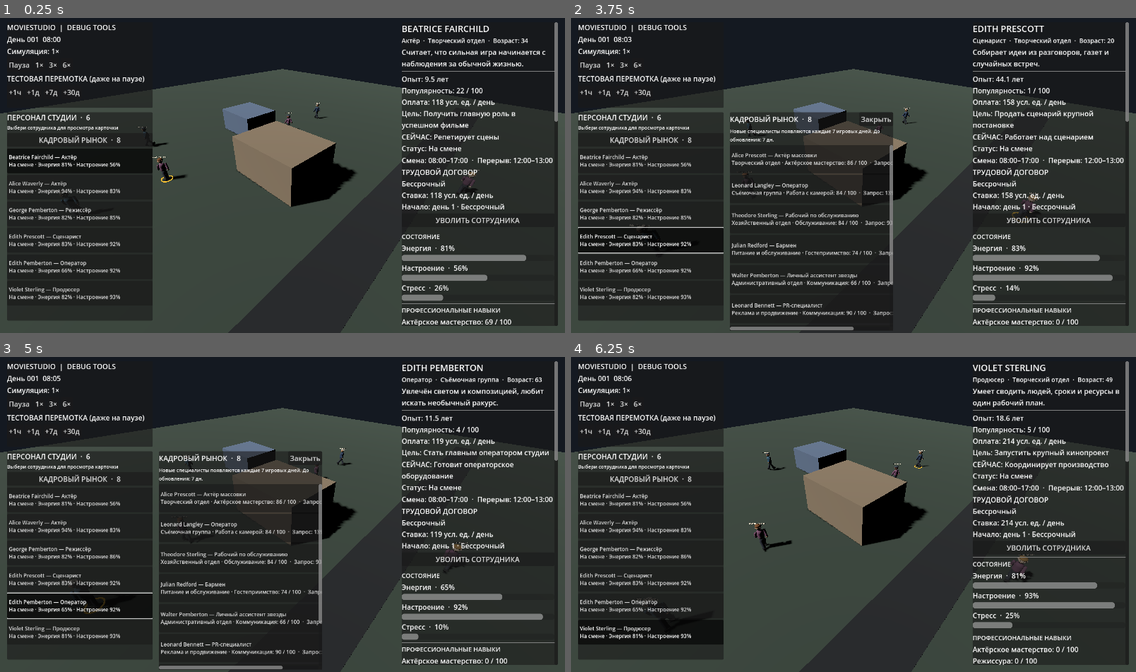
Above: before the commit, frames 1-4 (two rows, left to right).
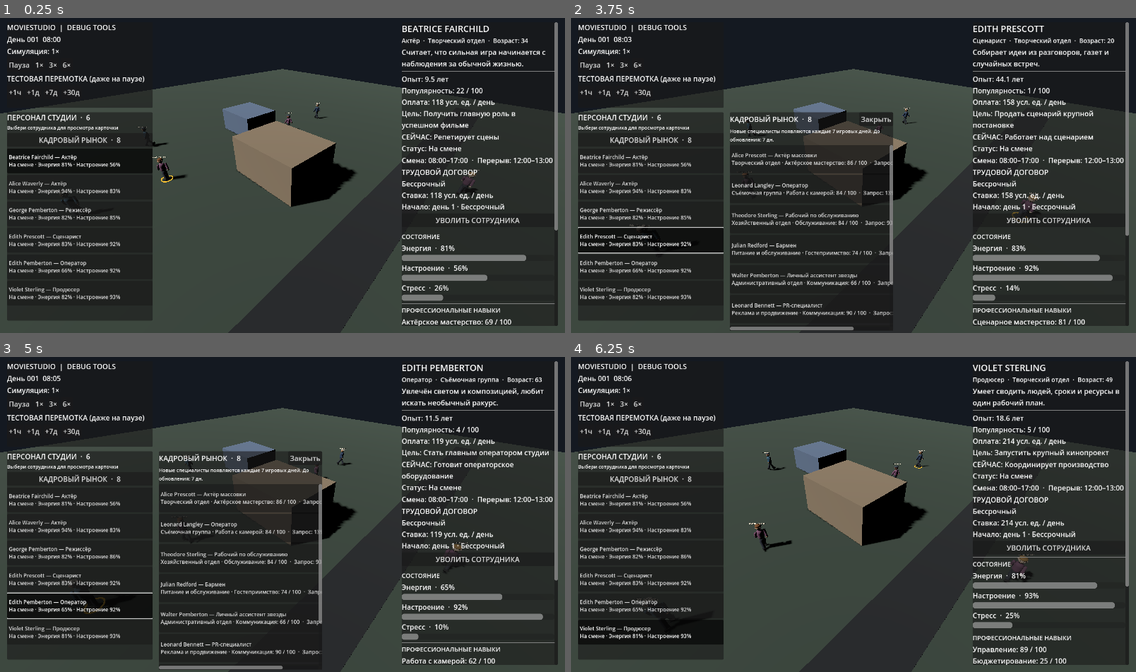
Above: after the commit, the same moments.

Repository: Teft3lb/MovieStudio
Game: Godot game, scene res://scenes/main.tscn
Same seed, same stepped clock (60 frames per second), same inputs: the game is played once before the commit and once after it.
Inputs:
- Up to frame 1 (0.25 s): no input
- Up to frame 2 (3.75 s): click "КАДРОВЫЙ РЫНОК · 8" at 0.5 s; click "Beatrice Fairchild — Актёр На…" at 1.25 s; click "Alice Waverly — Актёр На смен…" at 2 s; click "George Pemberton — Режиссёр Н…" at 2.75 s; click "Edith Prescott — Сценарист На…" at 3.5 s
- Up to frame 3 (5 s): click "Edith Pemberton — Оператор На…" at 4.25 s
- Up to frame 4 (6.25 s): click "Violet Sterling — Продюсер На…" at 5 s; click "Закрыть" at 5.75 s

The runs differ from the first frame. In frame 1, 0.2% of the frame differs, in the area x 98-99%, y 32-68%; in frame 2, 0.4%; in frame 3, 0.4%; in frame 4, 0.6%, in the area x 71-99%, y 32-98%.

Commit message:
ui: show only profession-relevant skills

Diff:
--- a/scripts/presentation/characters/character_manager.gd
+++ b/scripts/presentation/characters/character_manager.gd
@@ -822,10 +822,15 @@
 	_stress_bar.value = stress
 
 	var skill_lines: Array[String] = []
-	var skill_titles: Dictionary = PROFESSION_CATALOG_SCRIPT.get_skill_titles()
-	for skill_id in skill_titles.keys():
+	var profession_skill_ids: Array[String] = (
+		PROFESSION_CATALOG_SCRIPT.get_profession_skill_ids(
+			employee.profession_id,
+			employee.specialization_id
+		)
+	)
+	for skill_id in profession_skill_ids:
 		skill_lines.append("%s: %d / 100" % [
-			skill_titles[skill_id],
+			PROFESSION_CATALOG_SCRIPT.get_skill_title(skill_id),
 			roundi(float(skills.get(skill_id, 0.0))),
 		])
 	_detail_skills_label.text = "\n".join(skill_lines)
